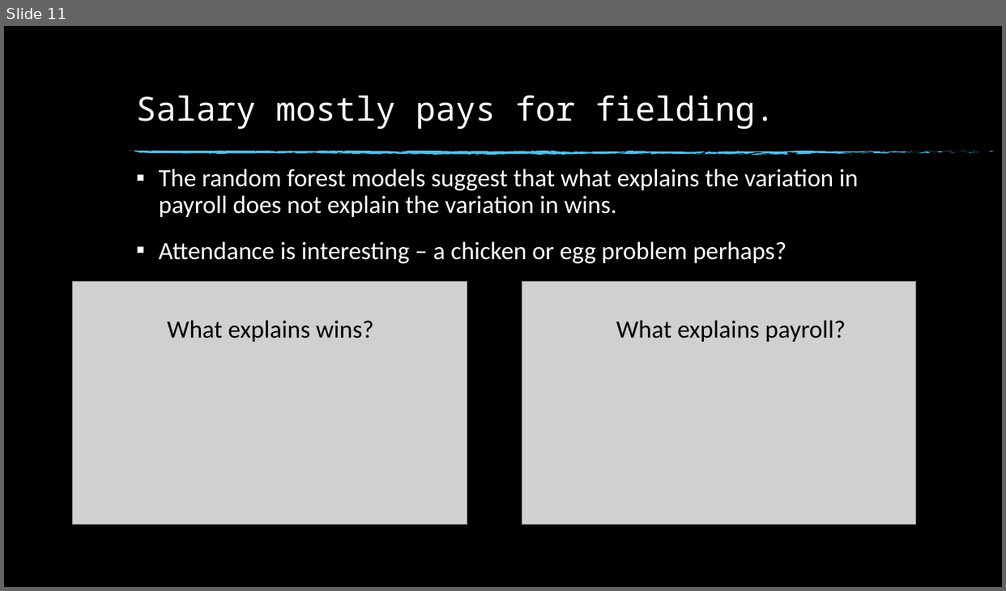
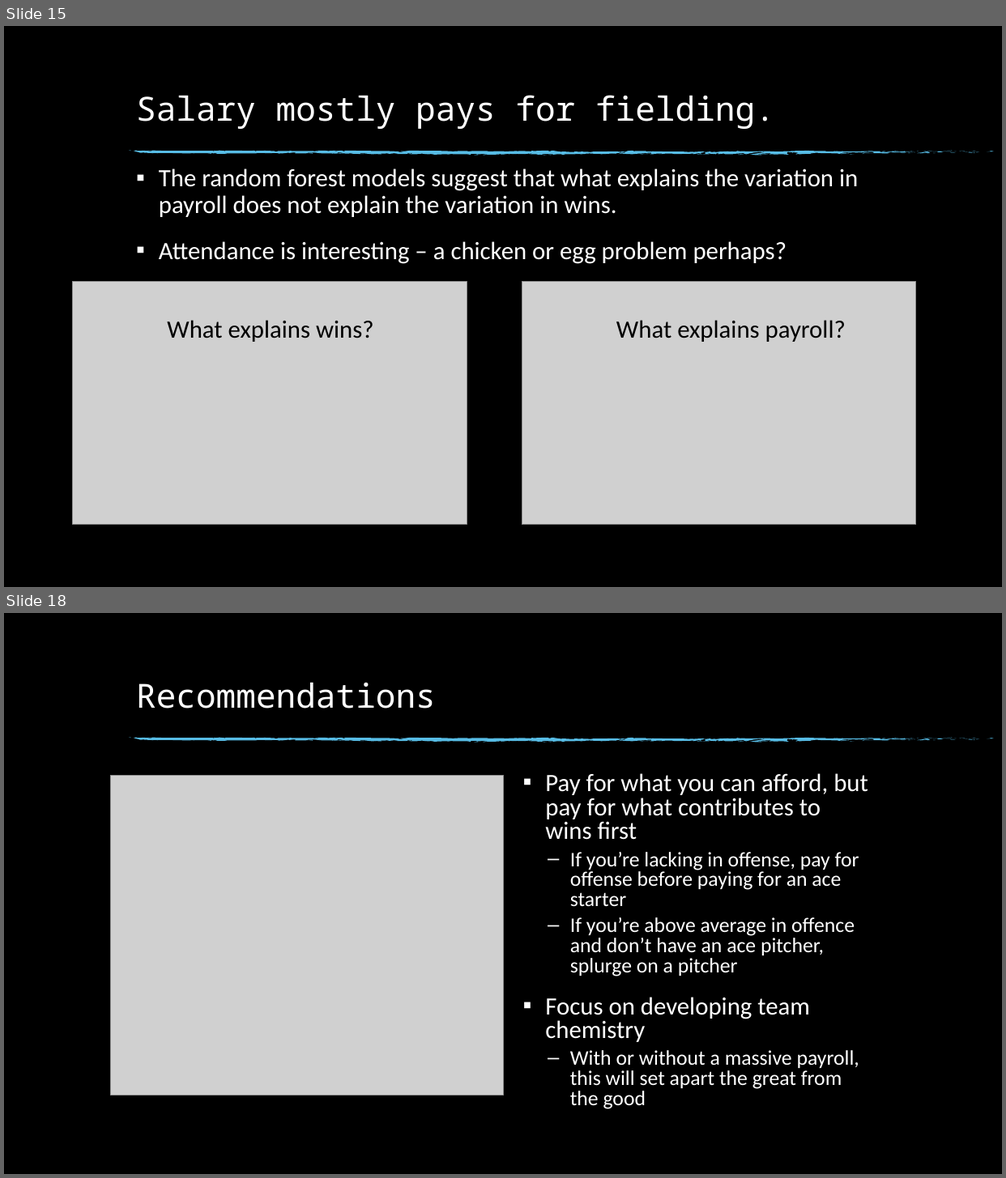
Before and after one commit to trentleslie/Springboard, a slide deck: 20.3 Data Storytelling/Data Storytelling - The Million Dollar Question.pptx. Shown one above the other, each under a label of ours: slide 11 before the commit, slides 15 and 18 after it; the slides between them are not shown. The pictures are 1006x591 and 1006x1178 pixels, drawn with LibreOffice and Linux fonts; fonts in the diff are those of the drawing; grey boxes stand for pictures; background and template pictures are left out. Boxes give left, top, right and bottom in pixels: in the first picture for what was removed or moved away, otherwise in the second. Text is boxed around its words. In the diff, an @@ line names an element or a change of style, - is before the commit and + after.

```diff
--- a/20.3 Data Storytelling/Data Storytelling - The Million Dollar Question.pptx
+++ b/20.3 Data Storytelling/Data Storytelling - The Million Dollar Question.pptx
@@ slide 18 added at bbox=[4, 613, 1002, 1174], background picture (left out); not listed: 74 template elements that a slide beside it also shows @@
@@ title added at bbox=[136, 682, 436, 709], 32 pt, text #FFFFFF @@
+Recommendations
@@ picture added at bbox=[110, 776, 503, 1096] @@
@@ text added at bbox=[545, 773, 868, 1110], 20 pt, text #FFFFFF @@
+▪ Pay for what you can afford, but pay for what contributes to wins first
+  – If you’re lacking in offense, pay for offense before paying for an ace starter
+  – If you’re above average in offence and don’t have an ace pitcher, splurge on a pitcher
+▪ Focus on developing team chemistry
+  – With or without a massive payroll, this will set apart the great from the good
@@ what was slide 11 is now slide 15 @@
```
Also in this commit, not shown: 4 slides changed, 5 other slides added, 1 other file.
